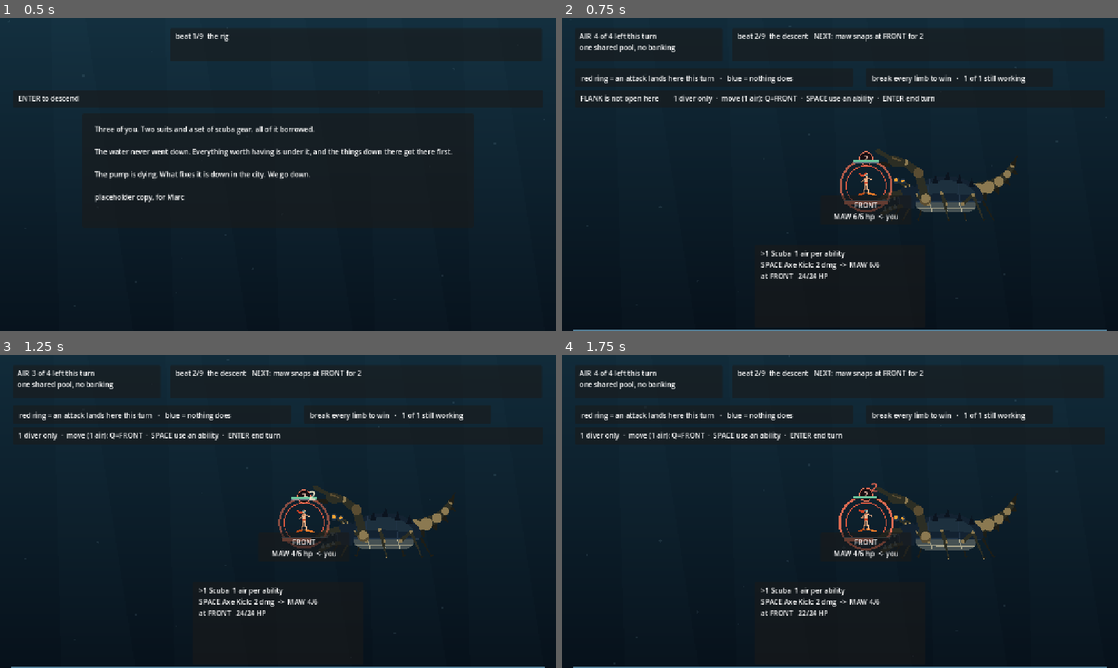
Above: before the commit, frames 1-4 (two rows, left to right).
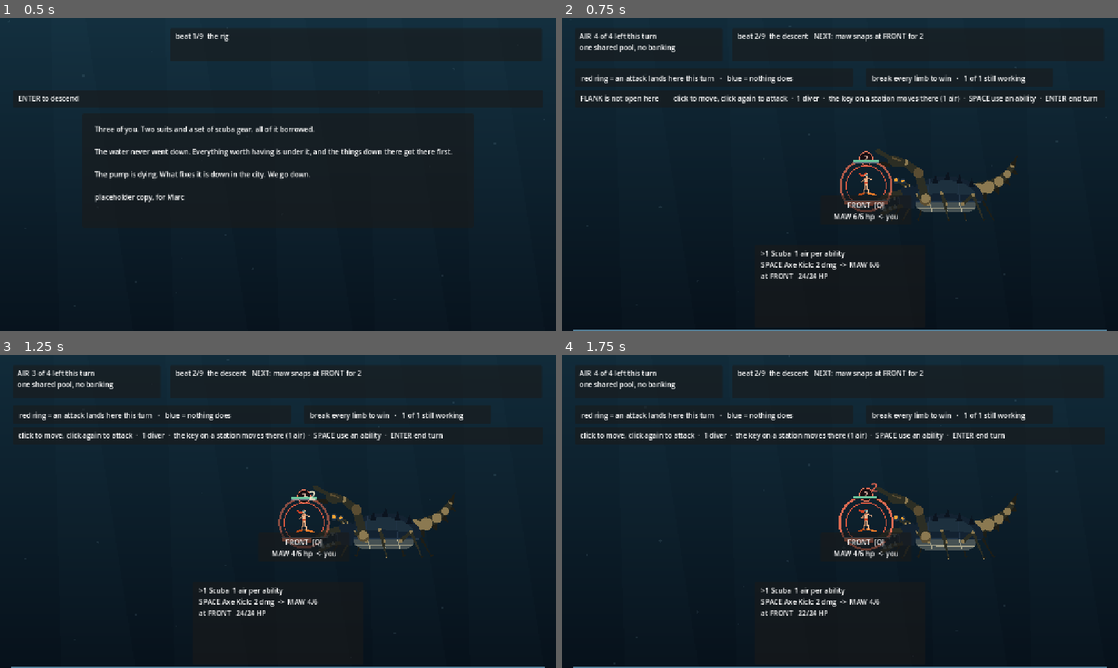
Above: after the commit, the same moments.

Repository: ImmortalDemonGod/salvage
Game: Godot game, scene res://game/main.tscn
Two runs of this game, one before a commit and one after it. Both use one fixed random seed, a clock stepped at 60 frames per second and the inputs below.
Inputs (mouse positions are in pixels of both pictures, inside the frame that each line leads up to):
- Up to frame 1 (0.5 s): no input
- Up to frame 2 (0.75 s): tap Enter at 0.5 s; move the mouse to (962, 158) at 0.52 s; hold W from 0.53 s (still down); tap 1 at 0.6 s; click (962, 158) at 0.67 s
- Up to frame 3 (1.25 s): keep holding W; tap Space at 0.77 s
- Up to frame 4 (1.75 s): release W at 1.25 s; tap Enter at 1.25 s; drag from (728, 527) to (812, 574) at 1.27 s

Frame 1 is identical in both runs. In frame 2, 1.0% of the frame differs, in the area x 20-97%, y 24-62%; in frame 3, 1.0%; in frame 4, 1.0%, in the area x 3-80%, y 24-62%.

Commit message:
it takes a mouse now, and the key is on the station
The last prototype's defect ledger records "combat was not clickable: a
mouse-first player could not act at all" as a HIGH that was found and
fixed. This one shipped keyboard-only again, on a link people open in a
browser.

Clicking a station moves the selected diver there; clicking the station it
is already on attacks; clicking a card selects that diver; clicking a
valve turns it. Every one of those routes through the same player_*
function the keys use, so there is still exactly one door and
verify/door.gd still sees it. _valve_pos() is shared by the click test and
the drawing, so they cannot disagree about where a valve is.

And the movement keys change between encounters, so a reviewer said the
player relearns the keyboard every fight. The key is printed ON each
station now, FRONT [Q], instead of in a list at the top of the screen that
has to be mapped back onto the board by hand.

Diff:
--- a/game/main.gd
+++ b/game/main.gd
@@ -478,6 +478,7 @@
 	ui_legend.get_parent().visible = true
 	ui_goal.get_parent().visible = true
 	ui_legend.text = "red ring = an attack lands here this turn   ·   blue = nothing does"
+	var keys2 := ["Q", "W", "E", "R", "T"]
 	for i in range(ui_stations.size()):
 		ui_stations[i].visible = combat.station_open(i)
 		if not combat.station_open(i):
@@ -495,9 +496,9 @@
 		var lb: int = combat.STATION_LIMB[i]
 		var lbl: Label = ui_stations[i].get_node("label")
 		if lb < 0:
-			lbl.text = "%s\nno limb here" % Combat.STATION_NAMES[i]
+			lbl.text = "%s  [%s]\nno limb here" % [Combat.STATION_NAMES[i], String(keys2[i])]
 		elif combat.limb_broken[lb]:
-			lbl.text = "%s\n%s BROKEN" % [Combat.STATION_NAMES[i], String(combat.LIMB_NAMES[lb]).to_upper()]
+			lbl.text = "%s  [%s]\n%s BROKEN" % [Combat.STATION_NAMES[i], String(keys2[i]), String(combat.LIMB_NAMES[lb]).to_upper()]
 		else:
 			var stun := "  SHUT" if int(combat.limb_stun[lb]) > 0 else ""
 			var here := ""
@@ -505,7 +506,7 @@
 				if not d2.down and int(d2.station) == i and d2.id == selected:
 					here = "  <- you"
 			var maxhp: int = int((combat.enc.limbs[lb] as Dictionary).hp)
-			lbl.text = "%s\n%s %d/%d hp%s%s" % [Combat.STATION_NAMES[i], String(combat.LIMB_NAMES[lb]).to_upper(), int(combat.limb_hp[lb]), maxhp, stun, here]
+			lbl.text = "%s  [%s]\n%s %d/%d hp%s%s" % [Combat.STATION_NAMES[i], String(keys2[i]), String(combat.LIMB_NAMES[lb]).to_upper(), int(combat.limb_hp[lb]), maxhp, stun, here]
 	# A cut line must READ as a cut line. This showed "AIR 3 / 3" after the
 	# umbilical rule fired, so the pool and its ceiling shrank together and
 	# the player could not tell anything had been taken from them.
@@ -576,12 +577,18 @@
 	for i in range(5):
 		if combat.station_open(i):
 			moves.append("%s=%s" % [keys[i], Combat.STATION_NAMES[i]])
-	var pick := "1 diver only" if combat.divers.size() == 1 else "1-%d pick a diver" % combat.divers.size()
+	var pick := "1 diver" if combat.divers.size() == 1 else "1-%d pick a diver" % combat.divers.size()
 	var widest := 0
 	for d0 in combat.divers:
 		widest = max(widest, int(d0.kit.size()))
 	var use := "SPACE use an ability" if widest < 2 else "SPACE / F use an ability"
-	ui_help.text += "%s  ·  move (1 air): %s  ·  %s  ·  ENTER end turn" % [pick, "  ".join(moves), use]
+	# It has to fit on one line, so it says the short true thing. The cards
+	# already name each ability and its key; this line is the map of verbs.
+	var mkeys: Array = []
+	for i in range(5):
+		if combat.station_open(i):
+			mkeys.append(String(keys[i]))
+	ui_help.text += "click to move, click again to attack  ·  %s  ·  the key on a station moves there (1 air)  ·  %s  ·  ENTER end turn" % [pick, use]
 	queue_redraw()
 
 # ---- the player's door. The bot calls these same Combat methods. -------
@@ -666,6 +673,9 @@
 	_refresh()
 
 func _unhandled_input(e: InputEvent) -> void:
+	if e is InputEventMouseButton and e.pressed and int(e.button_index) == MOUSE_BUTTON_LEFT:
+		_click((e as InputEventMouseButton).position)
+		return
 	if not (e is InputEventKey and e.pressed and not e.echo):
 		return
 	var k: int = (e as InputEventKey).keycode
@@ -743,6 +753,29 @@
 	draw_string(f, at + Vector2(0, -12), "the way out" + ("  OPEN" if is_open else ""),
 		HORIZONTAL_ALIGNMENT_LEFT, -1, 18, OPEN_C if is_open else Color(0.72, 0.74, 0.78))
 
+func _valve_pos(i: int) -> Vector2:
+	var p = run.puzzle
+	var tall := 180.0
+	var top := 250.0
+	if p.stage == 2:
+		var ax := 300.0
+		var bx := 700.0
+		var wide := 240.0
+		if i == p.CROSS:
+			return Vector2((ax + wide + bx) * 0.5, top + tall - 26.0)
+		if i == 0:
+			return Vector2(ax + 60.0, top + tall + 60.0)
+		if i == 1:
+			return Vector2(ax + 170.0, top + tall + 60.0)
+		return Vector2(bx + 110.0, top + tall + 60.0)
+	var x := 480.0
+	var wide1 := 300.0
+	if i == 0:
+		return Vector2(x + 70.0, top + tall + 60.0)
+	if i == 1:
+		return Vector2(x + 150.0, top + tall + 60.0)
+	return Vector2(x + wide1 - 40.0, top + tall - 30.0)
+
 func _draw_lock(p) -> void:
 	var tall := 180.0
 	if p.stage == 2:
@@ -758,10 +791,10 @@
 		var pipe_y := top + tall - 26.0
 		draw_line(Vector2(ax + wide, pipe_y), Vector2(bx, pipe_y),
 			OPEN_C if p.valve[p.CROSS] else STEEL, 8.0)
-		_valve_dot(Vector2((ax + wide + bx) * 0.5, pipe_y), "4", p.valve[p.CROSS], p.reachable(p.CROSS))
-		_valve_dot(Vector2(ax + 60, top + tall + 60), "1", p.valve[0], true)
-		_valve_dot(Vector2(ax + 170, top + tall + 60), "2", p.valve[1], true)
-		_valve_dot(Vector2(bx + 110, top + tall + 60), "3", p.valve[2], true)
+		_valve_dot(_valve_pos(p.CROSS), "4", p.valve[p.CROSS], p.reachable(p.CROSS))
+		_valve_dot(_valve_pos(0), "1", p.valve[0], true)
+		_valve_dot(_valve_pos(1), "2", p.valve[1], true)
+		_valve_dot(_valve_pos(2), "3", p.valve[2], true)
 		var f2: Font = ThemeDB.fallback_font
 		draw_string(f2, Vector2(ax + 30, top + tall + 110), "1 and 2 feed A", HORIZONTAL_ALIGNMENT_LEFT, -1, 17, Color(0.72, 0.78, 0.84))
 		draw_string(f2, Vector2(bx + 60, top + tall + 110), "3 feeds B", HORIZONTAL_ALIGNMENT_LEFT, -1, 17, Color(0.72, 0.78, 0.84))
@@ -772,9 +805,9 @@
 	_chamber(Vector2(x, top), wide, tall, p.level(), p.VALVES, "the chamber")
 	_door(Vector2(x, top - 30), wide, p.solved())
 	# two inlets you can always reach, and the seized one down at the floor
-	_valve_dot(Vector2(x + 70, top + tall + 60), "1", p.valve[0], p.reachable(0))
-	_valve_dot(Vector2(x + 150, top + tall + 60), "2", p.valve[1], p.reachable(1))
-	_valve_dot(Vector2(x + wide - 40, top + tall - 30), "3", p.valve[p.SEIZED], p.reachable(p.SEIZED))
+	_valve_dot(_valve_pos(0), "1", p.valve[0], p.reachable(0))
+	_valve_dot(_valve_pos(1), "2", p.valve[1], p.reachable(1))
+	_valve_dot(_valve_pos(p.SEIZED), "3", p.valve[p.SEIZED], p.reachable(p.SEIZED))
 
 # how deep we are, 0 at the rig and 1 at the bottom
 func _depth() -> float:
@@ -870,6 +903,39 @@
 			draw_string(f, mid + Vector2(-6, 7), str(int(it.dmg)),
 				HORIZONTAL_ALIGNMENT_LEFT, -1, 20, Color(1.0, 0.82, 0.74))
 
+# A click means the obvious thing for whatever is under it: a station moves
+# the selected diver there, a diver card selects that diver, and the enemy
+# means attack. Nothing here is a new rule; it is the same three verbs.
+func _click(at: Vector2) -> void:
+	if run.puzzle != null:
+		for i in range(run.puzzle.valves()):
+			if at.distance_to(_valve_pos(i)) < 30.0:
+				run.puzzle.toggle(i)
+				_refresh()
+				return
+		return
+	if combat == null:
+		run.advance(); combat = run.combat; selected = 0; _refresh()
+		return
+	for i in range(combat.divers.size()):
+		var card: Control = ui_divers[i]
+		if card.visible and card.get_global_rect().has_point(at):
+			_select(i)
+			_refresh()
+			return
+	for st in range(5):
+		if not combat.station_open(st):
+			continue
+		if at.distance_to(place(st)) < 54.0:
+			var d = combat.divers[selected]
+			if int(d.station) == st:
+				player_ability(0)
+			else:
+				player_move(st)
+			return
+	# anywhere on the creature means hit what you are standing next to
+	player_ability(0)
+
 func _draw_banner() -> void:
 	var f: Font = ThemeDB.fallback_font
 	var w: Vector2 = size.max(DESIGN)
